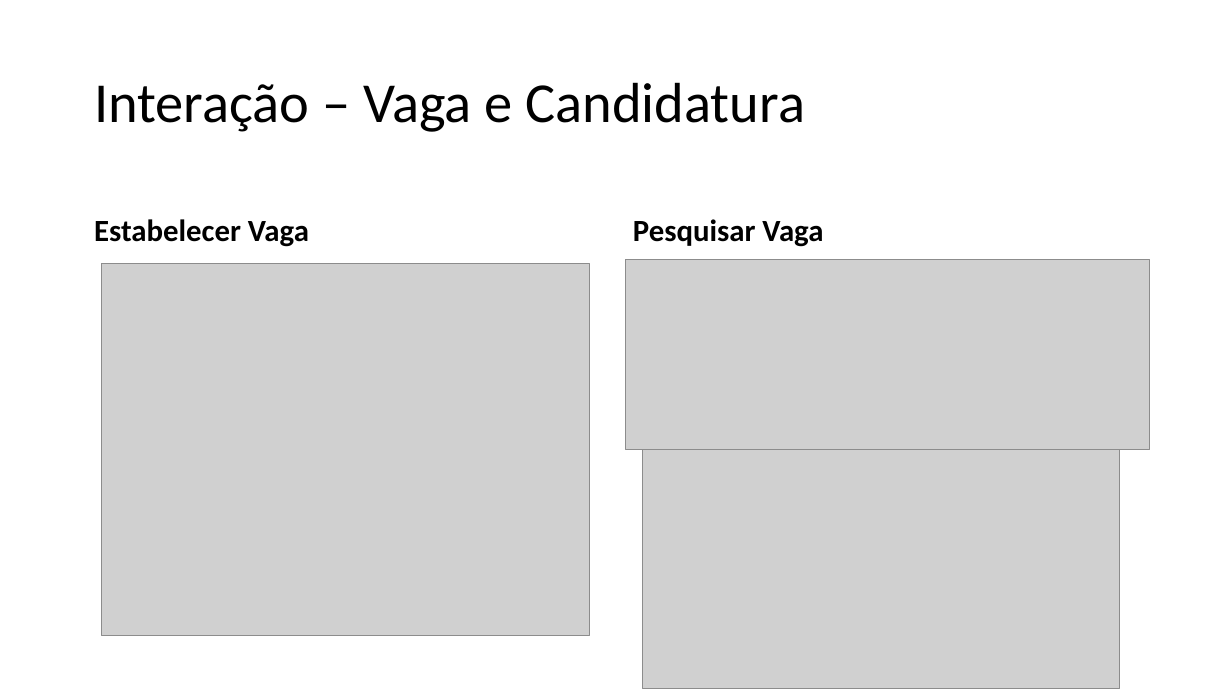
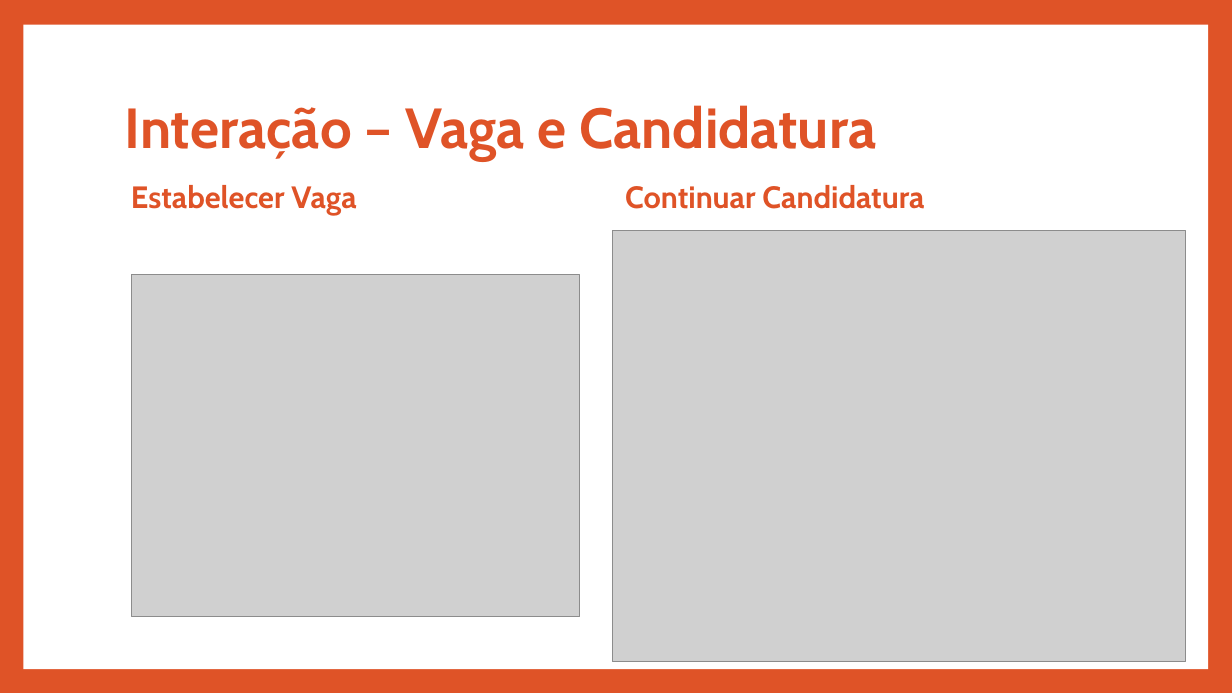
Before and after one commit to A40278/ps_20172018, a slide deck: slide 15 of Appresentação/Appresentacao.pptx. Drawn at 1232x693 pixels with LibreOffice and Linux fonts; fonts in the diff are those of the drawing; grey boxes stand for pictures. Boxes give left, top, right and bottom in pixels: in the first picture for what was removed or moved away, otherwise in the second. Text is boxed around its words. In the diff, an @@ line names an element or a change of style, - is before the commit and + after.

```diff
--- a/Appresentação/Appresentacao.pptx
+++ b/Appresentação/Appresentacao.pptx
@@ background #FFFFFF to #DF5327 @@
@@ rectangle added at bbox=[23, 25, 1208, 669], fill #FFFFFF @@
@@ title "Interação – Vaga e Candidatura": place and size @@
-title "Interação – Vaga e Candidatura" at bbox=[94, 82, 805, 132]
+title "Interação – Vaga e Candidatura" at bbox=[125, 105, 876, 161]
@@ title "Interação – Vaga e Candidatura" at bbox=[125, 105, 876, 161]: font Calibri to Cabin, text colour #000000 to #DF5327, bold on @@
@@ text "Estabelecer Vaga": place and size @@
-text "Estabelecer Vaga" at bbox=[94, 219, 309, 247]
+text "Estabelecer Vaga" at bbox=[131, 185, 356, 215]
@@ text "Estabelecer Vaga" at bbox=[131, 185, 356, 215]: font Calibri to Cabin, text colour #000000 to #DF5327; less space between paragraphs; vertical alignment bottom to middle @@
@@ text "Continuar Candidatura" at bbox=[625, 185, 924, 209]: vertical alignment bottom to middle @@
@@ text at bbox=[625, 185, 924, 209]: text changed; font Calibri to Cabin; text colour #000000 to #DF5327 @@
-Pesquisar Vaga
+Continuar Candidatura
@@ picture added at bbox=[612, 230, 1186, 662] @@
@@ picture removed at bbox=[626, 259, 1150, 449] @@
@@ picture: place and size @@
-picture at bbox=[102, 263, 590, 636]
+picture at bbox=[131, 275, 579, 617]
@@ picture removed at bbox=[642, 449, 1119, 688] @@
```
Also in this commit, not shown: 15 other slides changed, 4 slides added, 4 slides removed, 3 other files.
